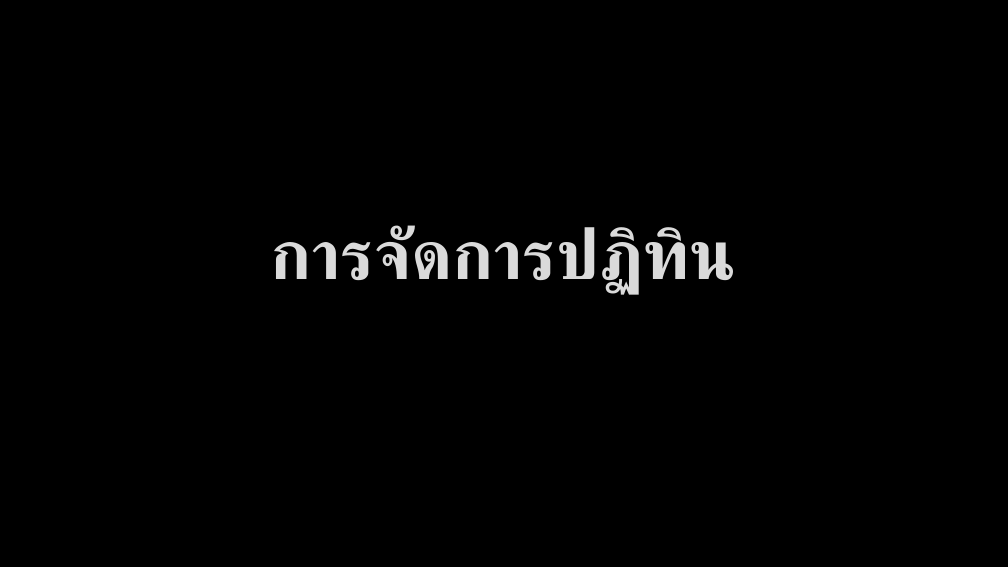
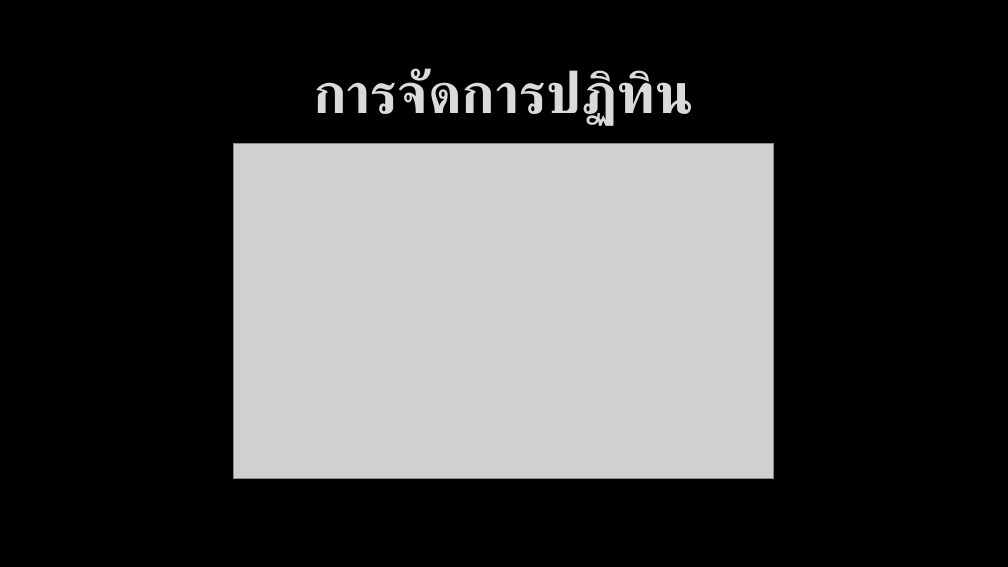
Before and after one commit to bratchasak/gcalendar, a slide deck: slide 6 of Google Calendar.pptx (slide 11 before the commit). Drawn at 1008x567 pixels with LibreOffice and Linux fonts; fonts in the diff are those of the drawing; grey boxes stand for pictures; background and template pictures are left out. Boxes give left, top, right and bottom in pixels: in the first picture for what was removed or moved away, otherwise in the second. Text is boxed around its words. In the diff, an @@ line names an element or a change of style, - is before the commit and + after.

```diff
--- a/Google Calendar.pptx
+++ b/Google Calendar.pptx
@@ title "การจัดการปฏิทิน": place and size @@
-title "การจัดการปฏิทิน" at (271,225,737,295)
+title "การจัดการปฏิทิน" at (313,68,694,126)
@@ title "การจัดการปฏิทิน" at (313,68,694,126): size 66 to 54 pt; vertical alignment bottom to middle @@
@@ picture added at (234,143,774,479) @@
```
Also in this commit, not shown: 7 other slides changed, 16 slides removed, 1 other file.
